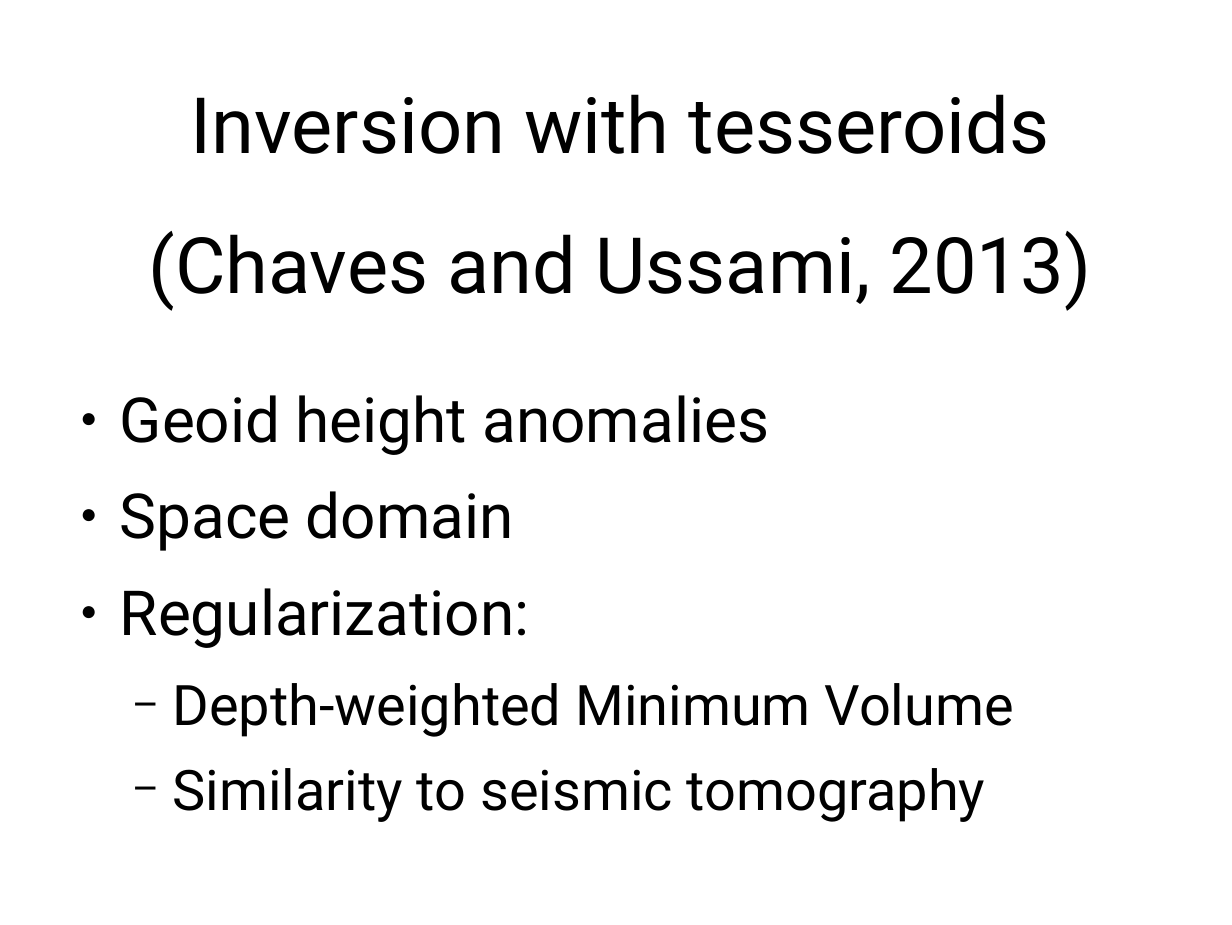
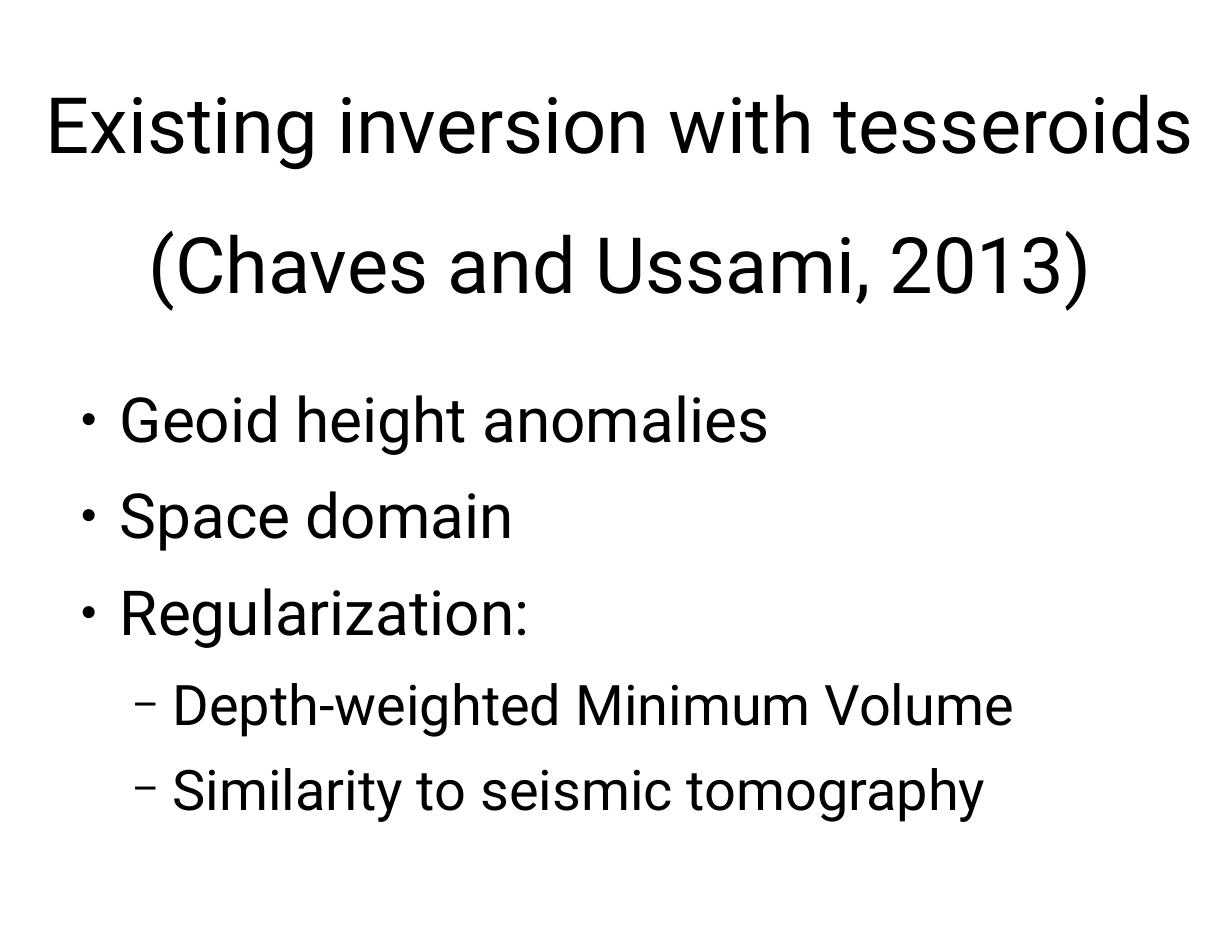
Before and after one commit to leouieda/egu2014, a slide deck: slide 3 of presentation/slides.odp. Drawn at 1232x925 pixels with LibreOffice and Linux fonts; fonts in the diff are those of the drawing. Boxes give left, top, right and bottom in pixels: in the first picture for what was removed or moved away, otherwise in the second. Text is boxed around its words. In the diff, an @@ line names an element or a change of style, - is before the commit and + after.

```diff
--- a/presentation/slides.odp
+++ b/presentation/slides.odp
@@ title at (x1=46, y1=94, x2=1193, y2=311): text changed @@
-Inversion with tesseroids
-(Chaves and Ussami, 2013)
+Existing inversion with tesseroids
+(Chaves and Ussami, 2013)
```
Also in this commit, not shown: 1 slide added.
